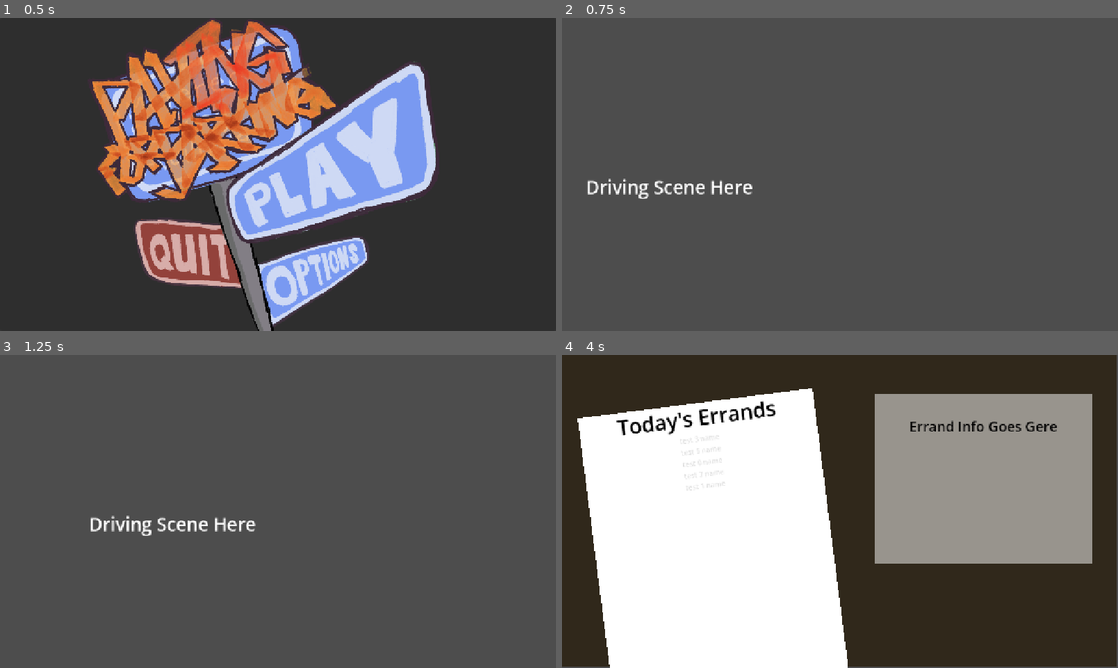
Above: before the commit, frames 1-4 (two rows, left to right).
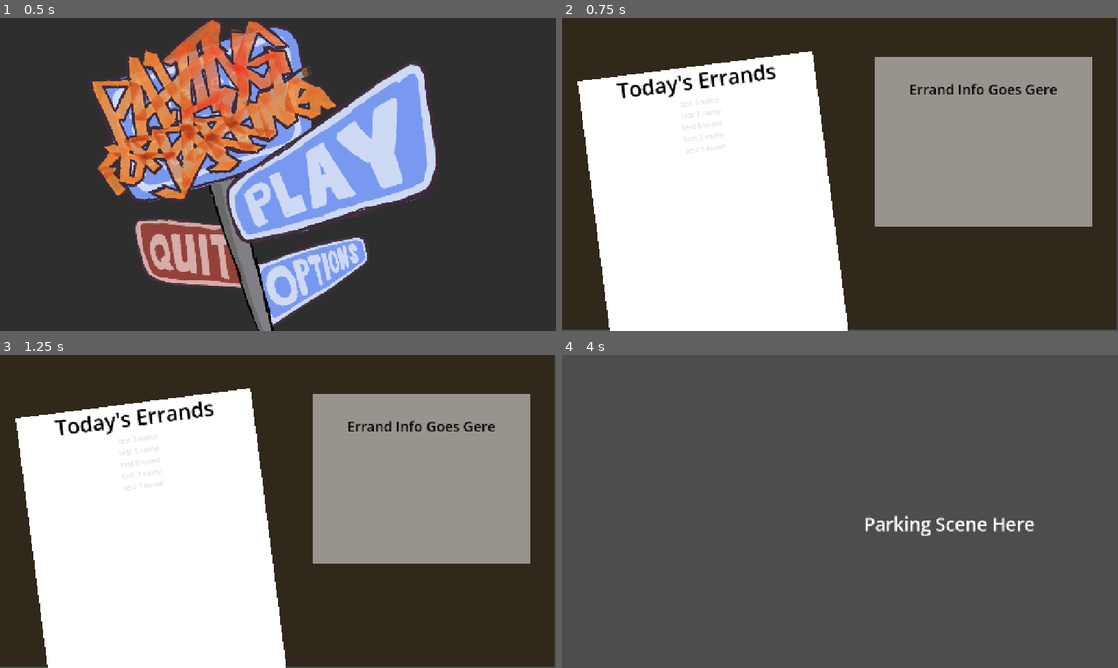
Above: after the commit, the same moments.

Repository: buchegerb1704/GMTK2026
Game: Godot game, scene res://ui/main_menu.tscn
The game is run twice, just before and just after one commit, with the same random seed, the same clock (stepped at 60 frames per second) and the same inputs.
Inputs (mouse positions are in pixels of both pictures, inside the frame that each line leads up to):
- Up to frame 1 (0.5 s): no input
- Up to frame 2 (0.75 s): click (901, 165) at 0.5 s
- Up to frame 3 (1.25 s): no input
- Up to frame 4 (4 s): click (701, 439) at 1.25 s, where only the run after the commit has a clickable "test 3 name"; tap Enter at 2 s; move the mouse to (962, 495) at 2.02 s; move the mouse to (728, 527) at 2.77 s; move the mouse to (895, 442) at 3.52 s

Frame 1 is identical in both runs. In frame 2, 99% of the frame differs, in the area x 0-100%, y 0-100%; in frame 3, 99%; in frame 4, 99%.

Commit message:
Driving scene

Diff:
--- a/anim/car_anim.tscn
+++ b/anim/car_anim.tscn
@@ -97,7 +97,7 @@
 }],
 "loop": 0,
 "name": &"launch",
-"speed": 30.0
+"speed": 12.0
 }]
 
 [node name="CarAnim" type="AnimatedSprite2D" unique_id=236629270]
--- a/cutscenes/driving.tscn
+++ b/cutscenes/driving.tscn
@@ -1,68 +1,92 @@
 [gd_scene format=3 uid="uid://di4d4x0d33uxc"]
 
-[ext_resource type="Theme" uid="uid://bdo0r1xwf3gkc" path="res://themes/menu_button_theme.tres" id="1_6ne0u"]
 [ext_resource type="Script" uid="uid://c3x26bapcky4i" path="res://classes/cutscene.gd" id="1_350o7"]
-
-[sub_resource type="LabelSettings" id="LabelSettings_akgpf"]
-font_size = 42
+[ext_resource type="Texture2D" uid="uid://c45gwkh0tjo7c" path="res://assets/sprites/Transition/Transition_BackgroundSky_Other.png" id="3_ybfsm"]
+[ext_resource type="Texture2D" uid="uid://dtw3aoioby6im" path="res://assets/sprites/Transition/Transition_Background_Sun.png" id="4_ed50m"]
+[ext_resource type="Texture2D" uid="uid://bqqsmjwria67a" path="res://assets/sprites/Transition/Transition_Building_Background.png" id="5_wi7rs"]
+[ext_resource type="Texture2D" uid="uid://b3c48nyxbrb3t" path="res://assets/sprites/Transition/Transition_Building_Middleground.png" id="6_5qs8m"]
+[ext_resource type="Texture2D" uid="uid://bqx34y3oegkds" path="res://assets/sprites/Transition/Transition_Building_Middleground_Blured.png" id="7_4y1xj"]
+[ext_resource type="Texture2D" uid="uid://wrqf03mk5aa7" path="res://assets/sprites/Transition/Transition_Building_Foreground.png" id="8_3m4s3"]
+[ext_resource type="Texture2D" uid="uid://dnh1lik5wo3k0" path="res://assets/sprites/Transition/Transition_Building_Foreground_Blured.png" id="9_koxrv"]
+[ext_resource type="Texture2D" uid="uid://cjxk8sldna1tw" path="res://assets/sprites/Transition/Transition_Road_2.png" id="10_wnu3t"]
+[ext_resource type="PackedScene" uid="uid://cel63mf4vsf4k" path="res://anim/car_anim.tscn" id="11_ed50m"]
 
 [sub_resource type="Animation" id="Animation_350o7"]
 length = 0.001
-tracks/0/type = "bezier"
+tracks/0/type = "value"
 tracks/0/imported = false
 tracks/0/enabled = true
-tracks/0/path = NodePath("Label:position:x")
+tracks/0/path = NodePath("CarAnim:animation")
 tracks/0/interp = 1
 tracks/0/loop_wrap = true
 tracks/0/keys = {
-"handle_modes": PackedInt32Array(0),
-"points": PackedFloat32Array(0, -0.25, 0, 0.25, 0),
-"times": PackedFloat32Array(0)
+"times": PackedFloat32Array(0),
+"transitions": PackedFloat32Array(1),
+"update": 1,
+"values": [&"default"]
 }
-tracks/1/type = "bezier"
+tracks/1/type = "value"
 tracks/1/imported = false
 tracks/1/enabled = true
-tracks/1/path = NodePath("Label:position:y")
+tracks/1/path = NodePath("CarAnim:position:x")
 tracks/1/interp = 1
 tracks/1/loop_wrap = true
 tracks/1/keys = {
-"handle_modes": PackedInt32Array(0),
-"points": PackedFloat32Array(360, -0.25, 0, 0.25, 0),
-"times": PackedFloat32Array(0)
-}
-tracks/2/type = "value"
-tracks/2/imported = false
-tracks/2/enabled = true
-tracks/2/path = NodePath("Label:position")
-tracks/2/interp = 1
-tracks/2/loop_wrap = true
-tracks/2/keys = {
 "times": PackedFloat32Array(0),
 "transitions": PackedFloat32Array(1),
-"update": 0,
-"values": [Vector2(0, 360)]
+"update": 1,
+"values": [199.0]
 }
 
 [sub_resource type="Animation" id="Animation_x0smv"]
 resource_name = "car_crossing"
-length = 3.0000000000000004
+length = 1.8
 tracks/0/type = "value"
 tracks/0/imported = false
 tracks/0/enabled = true
-tracks/0/path = NodePath("Label:position")
+tracks/0/path = NodePath("CarAnim:animation")
 tracks/0/interp = 1
 tracks/0/loop_wrap = true
 tracks/0/keys = {
-"times": PackedFloat32Array(0, 3),
+"times": PackedFloat32Array(0, 1.5, 1.8),
+"transitions": PackedFloat32Array(1, 1, 1),
+"update": 1,
+"values": [&"default", &"launch", &"default"]
+}
+
+[sub_resource type="Animation" id="Animation_ybfsm"]
+resource_name = "car_move_animation"
+length = 1.5
+tracks/0/type = "value"
+tracks/0/imported = false
+tracks/0/enabled = true
+tracks/0/path = NodePath("CarAnim:position:x")
+tracks/0/interp = 1
+tracks/0/loop_wrap = true
+tracks/0/keys = {
+"times": PackedFloat32Array(0, 1.5),
 "transitions": PackedFloat32Array(1, 1),
 "update": 0,
-"values": [Vector2(0, 360), Vector2(901, 360)]
+"values": [199.0, 1504.0]
+}
+tracks/1/type = "value"
+tracks/1/imported = false
+tracks/1/enabled = true
+tracks/1/path = NodePath("CarAnim:animation")
+tracks/1/interp = 1
+tracks/1/loop_wrap = true
+tracks/1/keys = {
+"times": PackedFloat32Array(0),
+"transitions": PackedFloat32Array(1),
+"update": 1,
+"values": [&"default"]
 }
 
 [sub_resource type="AnimationLibrary" id="AnimationLibrary_psm7m"]
 _data = {
 &"RESET": SubResource("Animation_350o7"),
-&"car_crossing": SubResource("Animation_x0smv")
+&"car_crossing": SubResource("Animation_x0smv"),
+&"car_move_animation": SubResource("Animation_ybfsm")
 }
 
 [node name="Driving" type="Control" unique_id=1511914633]
@@ -75,17 +99,87 @@
 script = ExtResource("1_350o7")
 metadata/_custom_type_script = "uid://c3x26bapcky4i"
 
-[node name="Label" type="Label" parent="." unique_id=324524354]
-layout_mode = 0
-offset_top = 360.0
-offset_right = 378.99994
-offset_bottom = 425.0
-theme = ExtResource("1_6ne0u")
-text = "Driving Scene Here"
-label_settings = SubResource("LabelSettings_akgpf")
-
 [node name="AnimationPlayer" type="AnimationPlayer" parent="." unique_id=506071329]
 libraries/ = SubResource("AnimationLibrary_psm7m")
-autoplay = &"car_crossing"
+autoplay = &"RESET"
+playback_auto_capture = false
+next/RESET = &"car_crossing"
+next/car_crossing = &"car_move_animation"
+
+[node name="Parallax" type="Node2D" parent="." unique_id=225234836]
+
+[node name="Background" type="Parallax2D" parent="Parallax" unique_id=560631555]
+repeat_size = Vector2(2560, 0)
+autoscroll = Vector2(-80, 0)
+
+[node name="BackgroundSprite" type="Sprite2D" parent="Parallax/Background" unique_id=770662490]
+position = Vector2(1280, 360)
+texture = ExtResource("3_ybfsm")
+
+[node name="Sun" type="Parallax2D" parent="Parallax" unique_id=151595625]
+repeat_size = Vector2(2560, 0)
+autoscroll = Vector2(-120, 0)
+
+[node name="SunSprite" type="Sprite2D" parent="Parallax/Sun" unique_id=764912748]
+position = Vector2(1280, 360)
+texture = ExtResource("4_ed50m")
+
+[node name="BuildingBackground" type="Parallax2D" parent="Parallax" unique_id=552809200]
+repeat_size = Vector2(2560, 0)
+autoscroll = Vector2(-520, 0)
+
+[node name="BuildingBackgroundSprite" type="Sprite2D" parent="Parallax/BuildingBackground" unique_id=263972648]
+position = Vector2(1280, 360)
+texture = ExtResource("5_wi7rs")
+
+[node name="BuildingMiddleground" type="Parallax2D" parent="Parallax" unique_id=411830235]
+repeat_size = Vector2(2560, 0)
+autoscroll = Vector2(-560, 0)
+
+[node name="BuildingMiddlegroundSprite" type="Sprite2D" parent="Parallax/BuildingMiddleground" unique_id=104792485]
+position = Vector2(1280, 360)
+texture = ExtResource("6_5qs8m")
+
+[node name="BuildingMiddlegroundBlurred" type="Parallax2D" parent="Parallax" unique_id=812518721]
+repeat_size = Vector2(2560, 0)
+autoscroll = Vector2(-560, 0)
+
+[node name="BuildingMiddlegroundBlurredSprite" type="Sprite2D" parent="Parallax/BuildingMiddlegroundBlurred" unique_id=980973555]
+position = Vector2(1280, 360)
+texture = ExtResource("7_4y1xj")
+
+[node name="BuildingForeground" type="Parallax2D" parent="Parallax" unique_id=1084758420]
+repeat_size = Vector2(2560, 0)
+autoscroll = Vector2(-640, 0)
+
+[node name="BuildingForegroundSprite" type="Sprite2D" parent="Parallax/BuildingForeground" unique_id=987410611]
+position = Vector2(1280, 360)
+texture = ExtResource("8_3m4s3")
+
+[node name="BuildingForegroundBlurred" type="Parallax2D" parent="Parallax" unique_id=1957011758]
+repeat_size = Vector2(2560, 0)
+autoscroll = Vector2(-640, 0)
+
+[node name="BuildingForegroundBlurredSprite" type="Sprite2D" parent="Parallax/BuildingForegroundBlurred" unique_id=1217327795]
+position = Vector2(1280, 360)
+texture = ExtResource("9_koxrv")
+
+[node name="Road" type="Parallax2D" parent="Parallax" unique_id=2074379645]
+scroll_scale = Vector2(0.8, 1)
+repeat_size = Vector2(2560, 0)
+autoscroll = Vector2(-1600, 0)
+
+[node name="RoadSprite" type="Sprite2D" parent="Parallax/Road" unique_id=1748312141]
+position = Vector2(640.5, 360)
+texture = ExtResource("10_wnu3t")
+
+[node name="CarAnim" parent="." unique_id=236629270 instance=ExtResource("11_ed50m")]
+texture_filter = 1
+position = Vector2(199, 627)
+scale = Vector2(3, 3)
+animation = &"default"
+autoplay = "default"
+frame = 0
+frame_progress = 0.0
 
 [connection signal="animation_finished" from="AnimationPlayer" to="." method="end_cutscene"]
